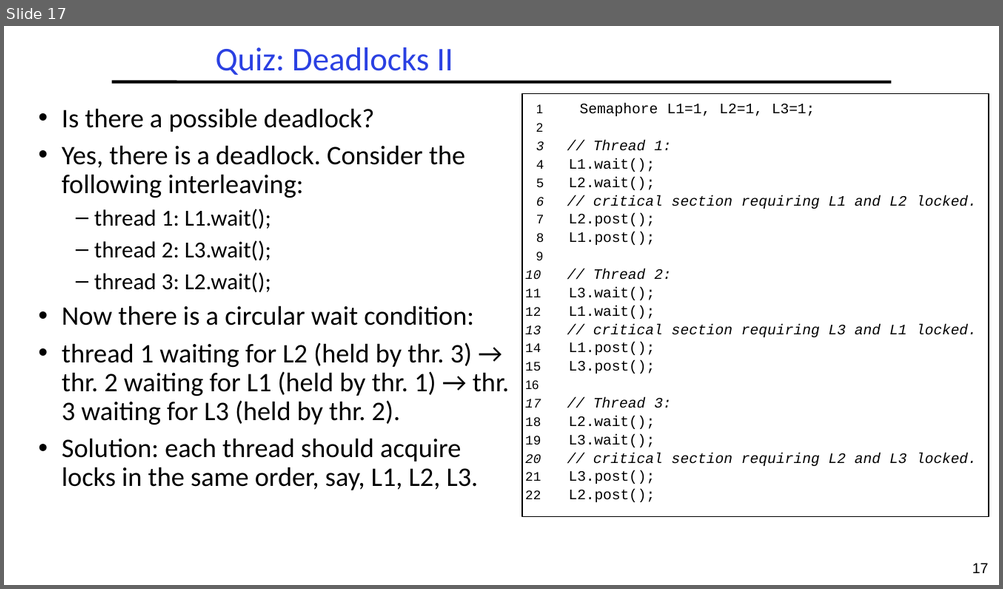
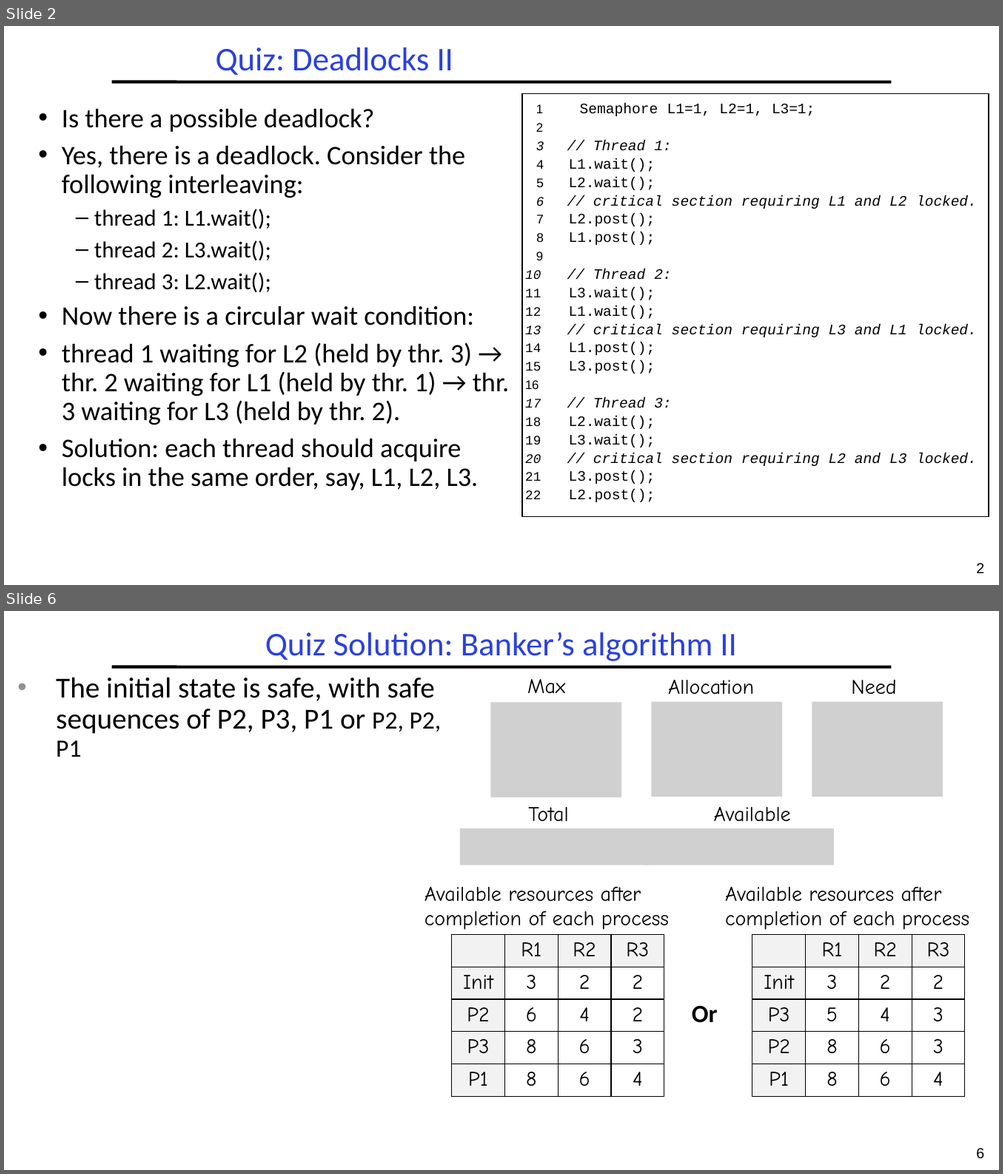
Before and after one commit to guhofstra/CSC256Fa25, a slide deck: PPTs/L4-Exercises ANS.pptx. Shown one above the other, each under a label of ours: slide 17 before the commit, slides 2 and 6 after it; the slides between them are not shown. The pictures are 1003x589 and 1003x1174 pixels, drawn with LibreOffice and Linux fonts; fonts in the diff are those of the drawing; grey boxes stand for pictures. Boxes give left, top, right and bottom in pixels: in the first picture for what was removed or moved away, otherwise in the second. Text is boxed around its words. In the diff, an @@ line names an element or a change of style, - is before the commit and + after.

```diff
--- a/PPTs/L4-Exercises ANS.pptx
+++ b/PPTs/L4-Exercises ANS.pptx
@@ slide 6 added at (x1=4, y1=611, x2=999, y2=1170), background #FFFFFF; not listed: 2 template elements that a slide beside it also shows @@
@@ title added at (x1=265, y1=632, x2=736, y2=661), 32 pt, text #2A40E2 @@
+Quiz Solution: Banker’s algorithm II
@@ text added at (x1=56, y1=677, x2=441, y2=757), 28 pt, text #000000 @@
+• The initial state is safe, with safe sequences of P2, P3, P1 or P2, P2, P1
@@ text added at (x1=527, y1=679, x2=565, y2=694), 20 pt, text #000000 @@
+Max
@@ text added at (x1=668, y1=680, x2=754, y2=695), 20 pt, text #000000 @@
+Allocation
@@ text added at (x1=851, y1=680, x2=896, y2=694), 20 pt, text #000000 @@
+Need
@@ picture added at (x1=490, y1=703, x2=621, y2=797) @@
@@ picture added at (x1=652, y1=702, x2=782, y2=797) @@
@@ picture added at (x1=812, y1=702, x2=942, y2=797) @@
@@ text added at (x1=528, y1=807, x2=568, y2=822), 20 pt, text #000000 @@
+Total
@@ text added at (x1=714, y1=807, x2=791, y2=822), 20 pt, text #000000 @@
+Available
@@ picture added at (x1=460, y1=829, x2=649, y2=866) @@
@@ picture added at (x1=645, y1=829, x2=834, y2=866) @@
@@ text added at (x1=424, y1=887, x2=669, y2=930), 20 pt, text #000000 @@
+Available resources after completion of each process
@@ text added at (x1=725, y1=887, x2=969, y2=930), 20 pt, text #000000 @@
+Available resources after completion of each process
@@ table added at (x1=452, y1=935, x2=663, y2=1096), 5 rows, 4 columns @@
+ | R1 | R2 | R3
+Init | 3 | 2 | 2
+P2 | 6 | 4 | 2
+P3 | 8 | 6 | 3
+P1 | 8 | 6 | 4
@@ table added at (x1=752, y1=935, x2=965, y2=1096), 5 rows, 4 columns @@
+ | R1 | R2 | R3
+Init | 3 | 2 | 2
+P3 | 5 | 4 | 3
+P2 | 8 | 6 | 3
+P1 | 8 | 6 | 4
@@ text added at (x1=691, y1=1006, x2=717, y2=1023), 24 pt, text #000000, bold @@
+Or
@@ what was slide 17 is now slide 2 @@
@@ page number at (x1=976, y1=563, x2=984, y2=574): text changed @@
-17
+2
```
Also in this commit, not shown: 3 slides changed, 3 other slides added, 4 other files.
